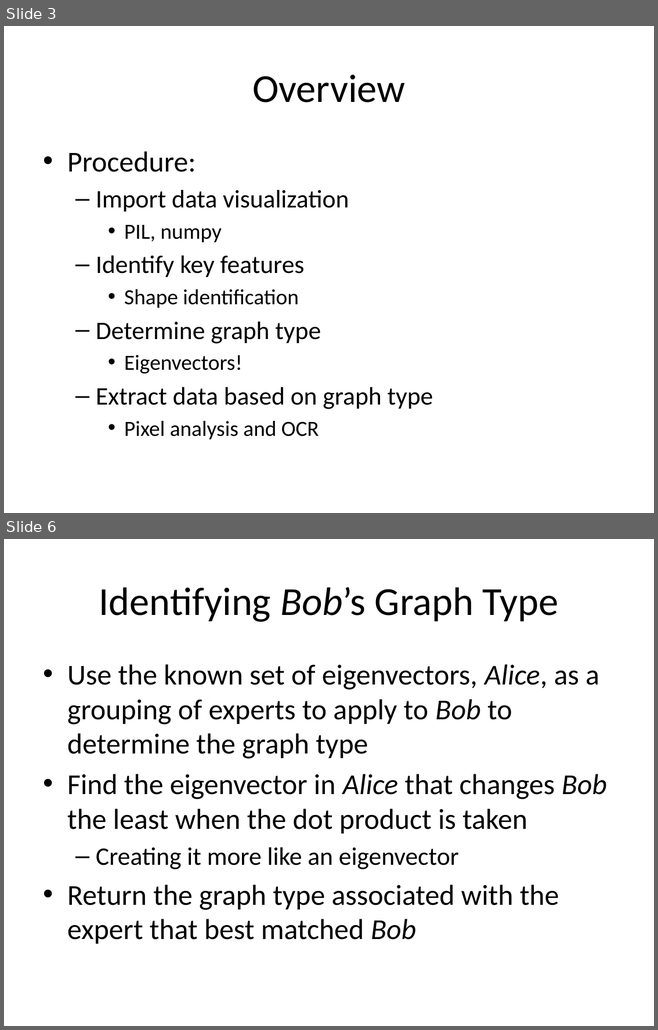
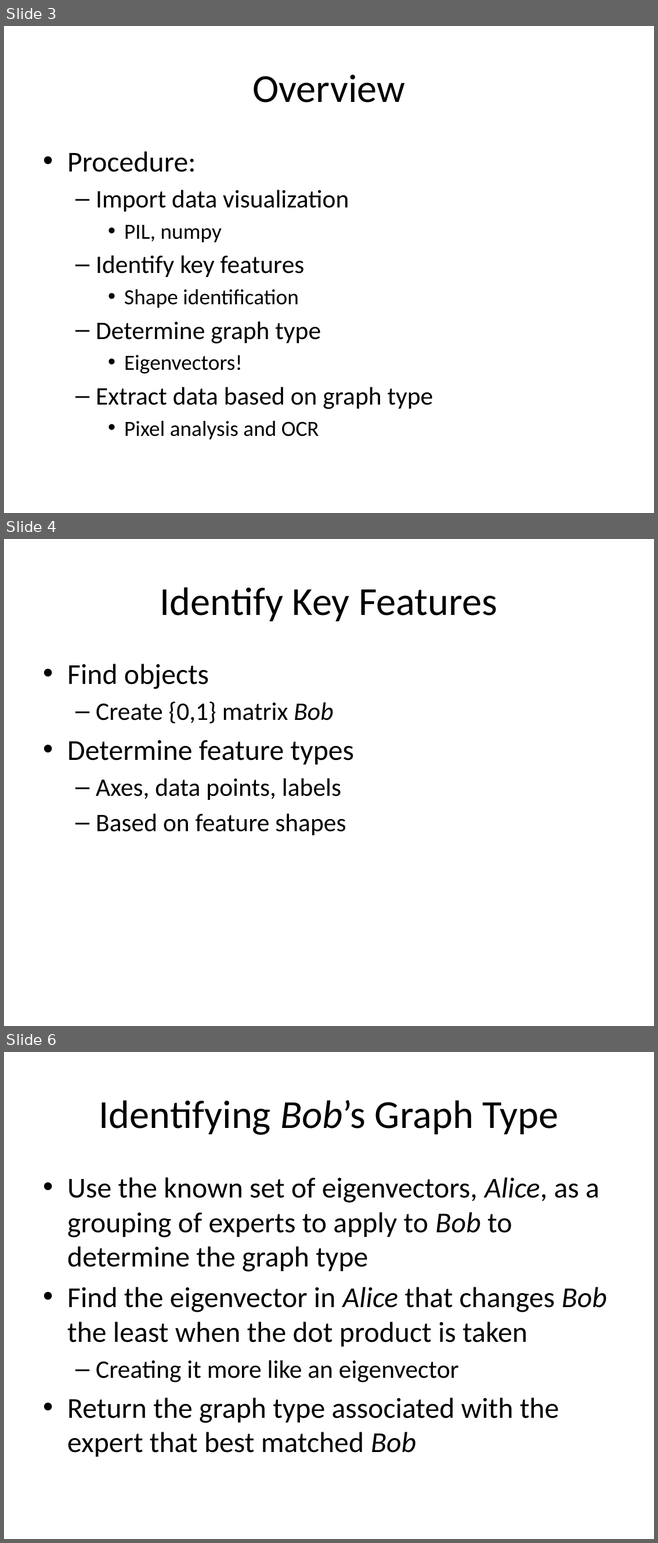
Before and after one commit to efriesen/CS270-Visualization, a slide deck: CS270-Presentation.pptx. Shown one above the other, each under a label of ours: slides 3 and 6 before the commit, slides 3, 4 and 6 after it; the slides between them are not shown. The pictures are 658x1030 and 658x1543 pixels, drawn with LibreOffice and Linux fonts; fonts in the diff are those of the drawing. Boxes give left, top, right and bottom in pixels: in the first picture for what was removed or moved away, otherwise in the second. Text is boxed around its words. In the diff, an @@ line names an element or a change of style, - is before the commit and + after.

```diff
--- a/CS270-Presentation.pptx
+++ b/CS270-Presentation.pptx
@@ slide 4 added at [4, 539, 654, 1026], background #FFFFFF @@
@@ title added at [160, 587, 497, 621], 44 pt, text #000000 @@
+Identify Key Features
@@ text added at [67, 664, 354, 835], 28 pt, text #000000 @@
+• Find objects
+  – Create {0,1} matrix Bob
+• Determine feature types
+  – Axes, data points, labels
+  – Based on feature shapes
```
Also in this commit, not shown: 1 slide changed, 1 slide removed.
